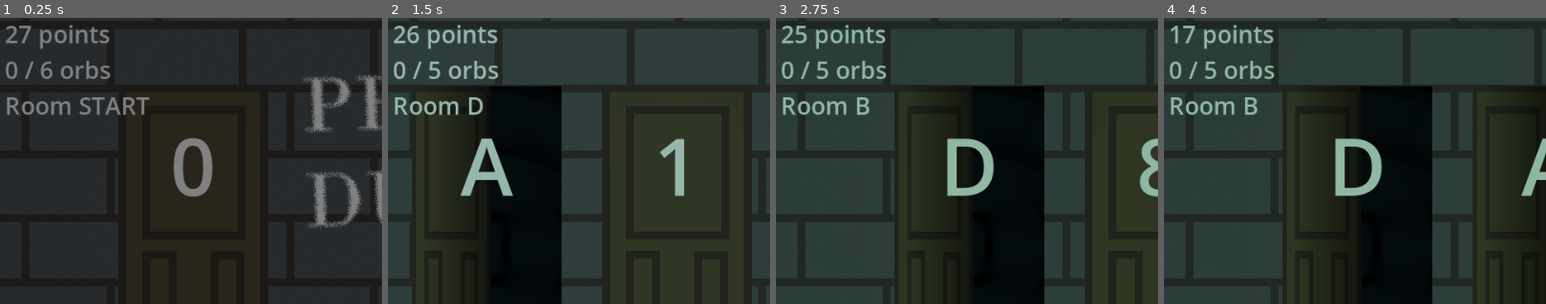
Above: before the commit, frames 1-4 (left to right).
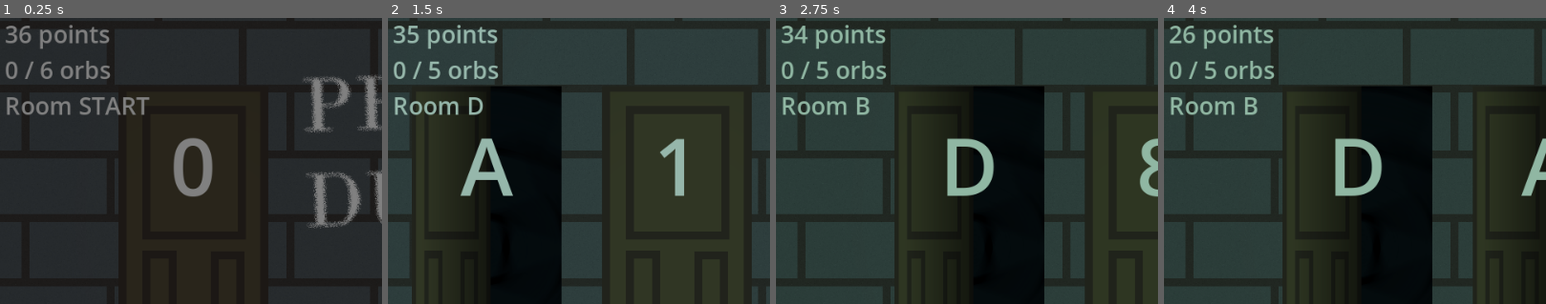
Above: after the commit, the same moments.

Repository: DasParijat/Das-GameJamSpring2025
Game: Godot game, scene res://Game Scenes/game.tscn
Same seed, same stepped clock (60 frames per second), same inputs: the game is played once before the commit and once after it.
Inputs:
- Up to frame 1 (0.25 s): no input
- Up to frame 2 (1.5 s): click "efef" at 0.5 s; click "efef" at 1.25 s
- Up to frame 3 (2.75 s): click "efef" at 2 s
- Up to frame 4 (4 s): click "efef" at 2.75 s; click "efef" at 3.5 s
The pictures show only the part of the screen within x 0-50%, y 1-51%; the shares and areas given below are measured in that part.

The runs differ from the first frame. In frame 1, 0.2% of the frame differs, in the area x 1-9%, y 2-9%; in frame 2, 0.1%; in frame 3, 0.2%; in frame 4, 0.3%.

Commit message:
Created start_game function

Diff:
--- a/Classes/door.gd
+++ b/Classes/door.gd
@@ -28,7 +28,7 @@
 	## Handles unlocking door
 	## Does NOT handle taking away from player cost,
 	## instead whether unlocking was successful or not to Game
-	if points > cost:
+	if points >= cost:
 		is_locked = false
 		return true
 	return false
--- a/Game Scenes/game.gd
+++ b/Game Scenes/game.gd
@@ -26,15 +26,9 @@
 	generate_rooms(5)
 	generate_doors()
 
-	GRH.points = PrimMST.new().calculate_mst(rooms_array, doors_array)
-	if GRH.points == 0:
-		GRH.points = randi_range(3, 5) * doors_array.size() # free points for Prim failing
-	print(GRH.points)
-
 	rooms_array[0].orb_found = true
 	background.texture = preload("uid://dkbm417ua0v0u")
-	cur_room = rooms_array[0]
-	load_room(cur_room)
+	start_game(rooms_array[0])
 
 func generate_rooms(num_of_rooms : int = 10) -> void:
 	if num_of_rooms < 5 or num_of_rooms > 26:
@@ -97,6 +91,21 @@
 			return true
 	return false
 
+func start_game(start_room : Room) -> void:
+	for door in doors_array:
+		door.is_locked = true
+	for room in rooms_array:
+		if room.letter_id != "START":
+			room.orb_found = false
+
+	GRH.points = PrimMST.new().calculate_mst(rooms_array, doors_array)
+	if GRH.points == 0:
+		GRH.points = randi_range(3, 5) * doors_array.size() # free points for Prim failing
+
+	cur_room = start_room
+	load_room(cur_room)
+
+
 func load_room(room : Room) -> void:
 	update_label_text()
 	color_modulate.color = room.mod_color
